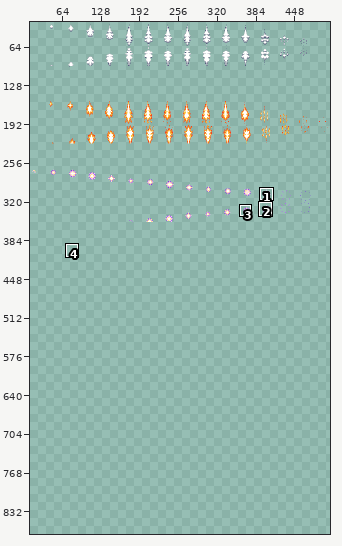
Sprite sheet -- tilesets/Operator_ToolEffects_UpDown.png. Above: a wide view before the commit, with the close-up outlined.
Close-up. Before the commit:
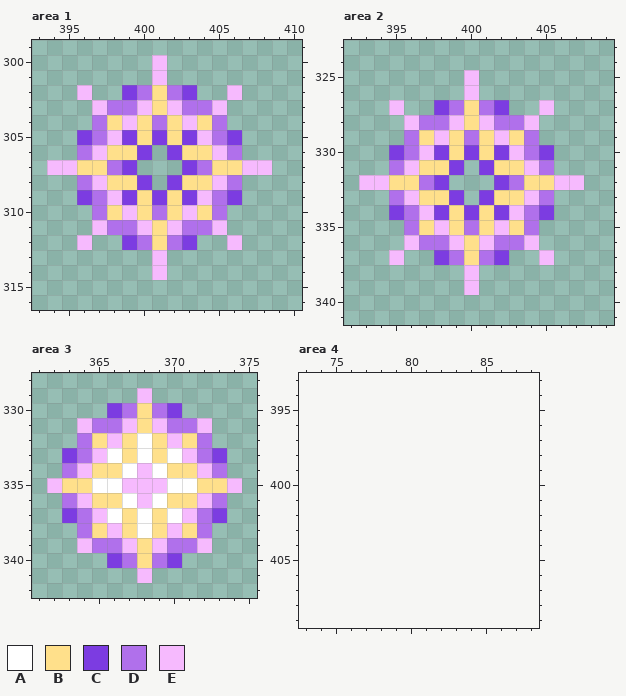
The file is 512x384 pixels. Shown: area 1: x 393..410, y 299..316; area 2: x 392..409, y 323..341; area 3: x 361..375, y 328..342; area 4: x 73..88, y 393..409. The old version is drawn lined up with the new one, on the new canvas. The wide view leaves out empty margins. The commit also changed other parts of the picture, which this record leaves out.
Palette (. is transparent): A #ffffff  B #ffe08b  C #7c3ce1  D #b070eb  E #f6bafe
Pixels before, area 1, first column x 394:
300 .......E.......
301 .......E.......
302 ..E..CDBDC..E..
303 ...EDDEBEDDE...
304 ...DBEBDBEBD...
305 ..CDECBCBCEDC..
306 ..DEBBC.CBBED..
307 EEBBDC...CDBBEE
308 ..DEBBC.CBBED..
309 ..CDECBCBCEDC..
310 ...DBEBDBEBD...
311 ...EDDEBEDDE...
312 ..E..CDBDC..E..
313 .......E.......
314 .......E.......
Pixels before, area 2, first column x 393:
325 .......E.......
326 .......E.......
327 ..E..CDBDC..E..
328 ...EDDEBEDDE...
329 ...DBEBDBEBD...
330 ..CDECBCBCEDC..
331 ..DEBBC.CBBED..
332 EEBBDC...CDBBEE
333 ..DEBBC.CBBED..
334 ..CDECBCBCEDC..
335 ...DBEBDBEBD...
336 ...EDDEBEDDE...
337 ..E..CDBDC..E..
338 .......E.......
339 .......E.......
Pixels before, area 3, first column x 362:
329 ......E......
330 ....CDBDC....
331 ..EDDEBEDDE..
332 ..DBEBABEBD..
333 .CDEABABAEDC.
334 .DEBBAEABBED.
335 EBBAAEEEAABBE
336 .DEBBAEABBED.
337 .CDEABABAEDC.
338 ..DBEBABEBD..
339 ..EDDEBEDDE..
340 ....CDBDC....
341 ......E......
And afterwards:
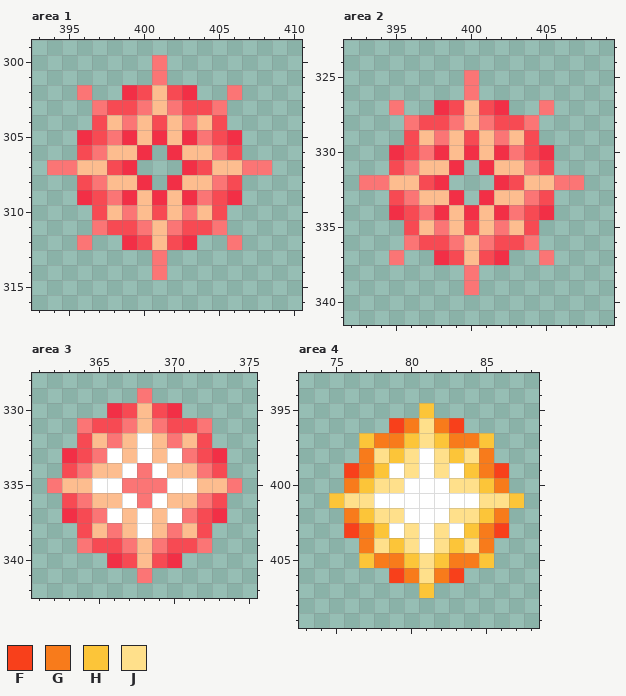
Colours new in this view: F #f8401b  G #f87b1b  H #fcc539  J #ffe08b
From old to new:
canvas 512x384 -> 512x896
colour B: #ffe08b -> #fdbd8f
colour C: #7c3ce1 -> #f22f46
colour D: #b070eb -> #f74a53
colour E: #f6bafe -> #fb7575
Changed rows in their new state; - is a pixel that keeps its letter.
Area 4:
first column x 75:
395 ------H------
396 ----FGJGF----
397 --HGGHJHGGH--
398 --GJHJAJHJG--
399 -FGHAJAJAHGF-
400 -GHJJAAAJJHG-
401 HJJAAAAAAAJJH
402 -GHJJAAAJJHG-
403 -FGHAJAJAHGF-
404 --GJHJAJHJG--
405 --HGGHJHGGH--
406 ----FGJGF----
407 ------H------
Boxes around the changes in both close-ups, in picture pixels (x1, y1, x2, y2):
changed: (47, 55, 272, 280)
changed: (359, 70, 584, 295)
changed: (47, 388, 242, 583)
added: (329, 403, 524, 598)
